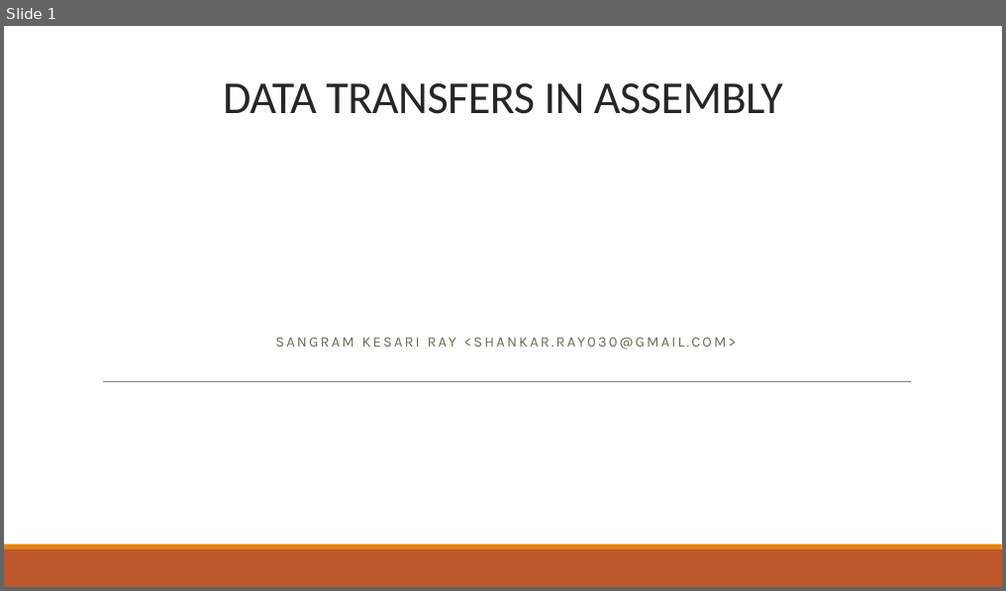
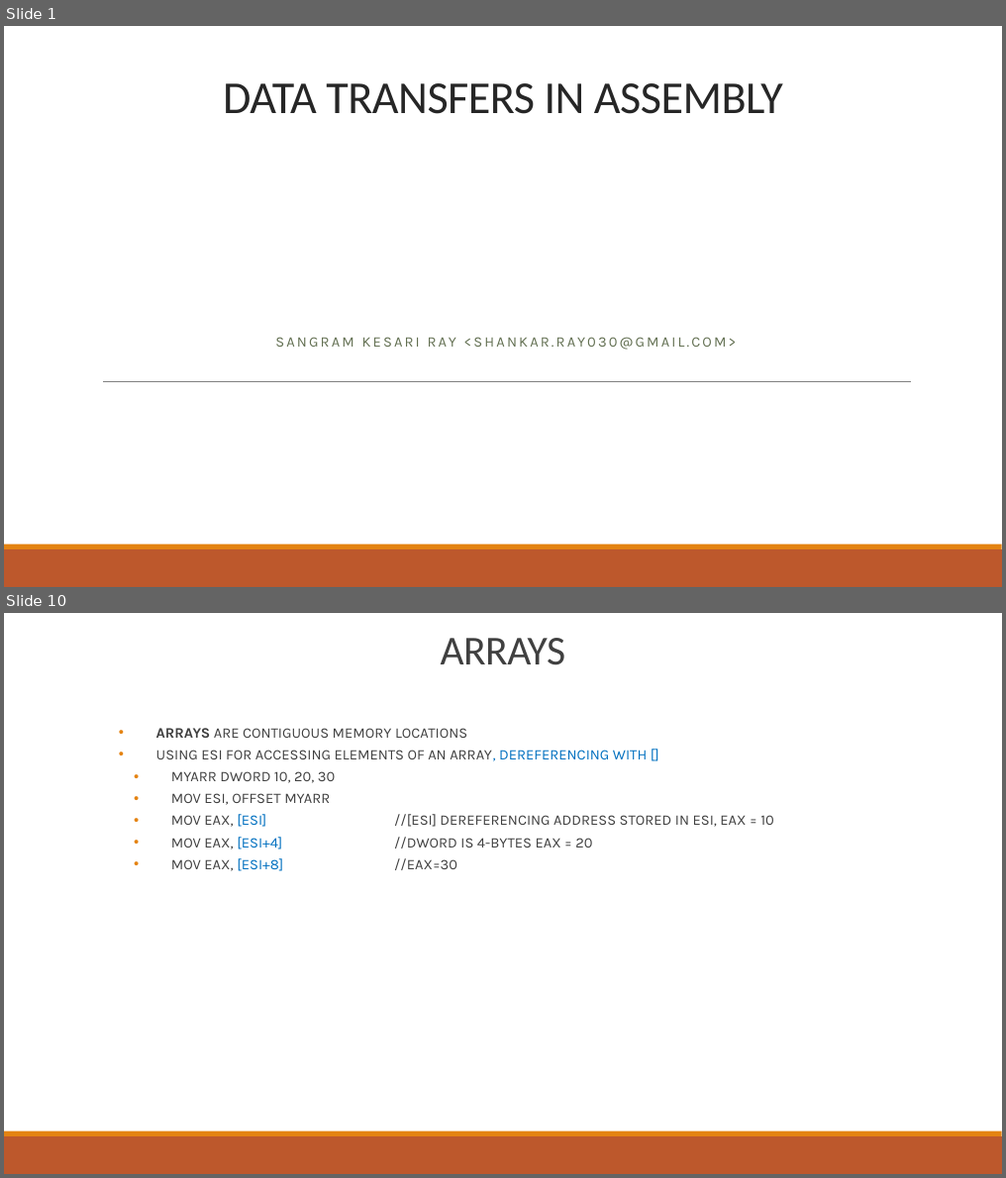
Before and after one commit to b1nch3f/Assembly-Language-Tutorials-for-Windows, a slide deck: 04 Data Transfers/Data Transfers - Part 2.pptx. Shown one above the other, each under a label of ours: slide 1 before the commit, slides 1 and 10 after it; the slides between them are not shown. The pictures are 1006x591 and 1006x1178 pixels, drawn with LibreOffice and Linux fonts; fonts in the diff are those of the drawing. Boxes give left, top, right and bottom in pixels: in the first picture for what was removed or moved away, otherwise in the second. Text is boxed around its words. In the diff, an @@ line names an element or a change of style, - is before the commit and + after.

```diff
--- a/04 Data Transfers/Data Transfers - Part 2.pptx
+++ b/04 Data Transfers/Data Transfers - Part 2.pptx
@@ slide 10 added at (4,613,1002,1174), background #FFFFFF; not listed: 2 template elements that a slide beside it also shows @@
@@ title added at (441,638,565,665), 39.6 pt, text #404040 @@
+ARRAYS
@@ subtitle added at (156,728,774,871), 14 pt, text #404040 @@
+  • ARRAYS ARE CONTIGUOUS MEMORY LOCATIONS
+  • USING ESI FOR ACCESSING ELEMENTS OF AN ARRAY, DEREFERENCING WITH []
+    • MYARR DWORD 10, 20, 30
+    • MOV ESI, OFFSET MYARR
+    • MOV EAX, [ESI] //[ESI] DEREFERENCING ADDRESS STORED IN ESI, EAX = 10
+    • MOV EAX, [ESI+4] //DWORD IS 4-BYTES EAX = 20
+    • MOV EAX, [ESI+8] //EAX=30
```
Also in this commit, not shown: 9 other slides added, 7 slides removed, 17 other files.
